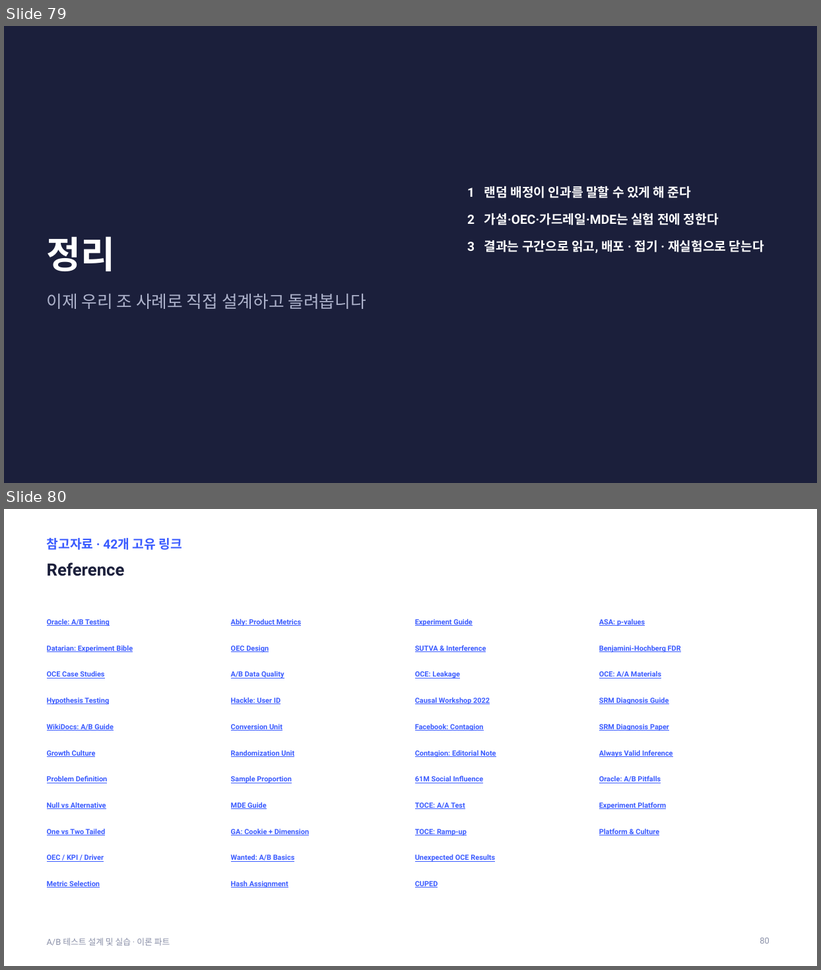
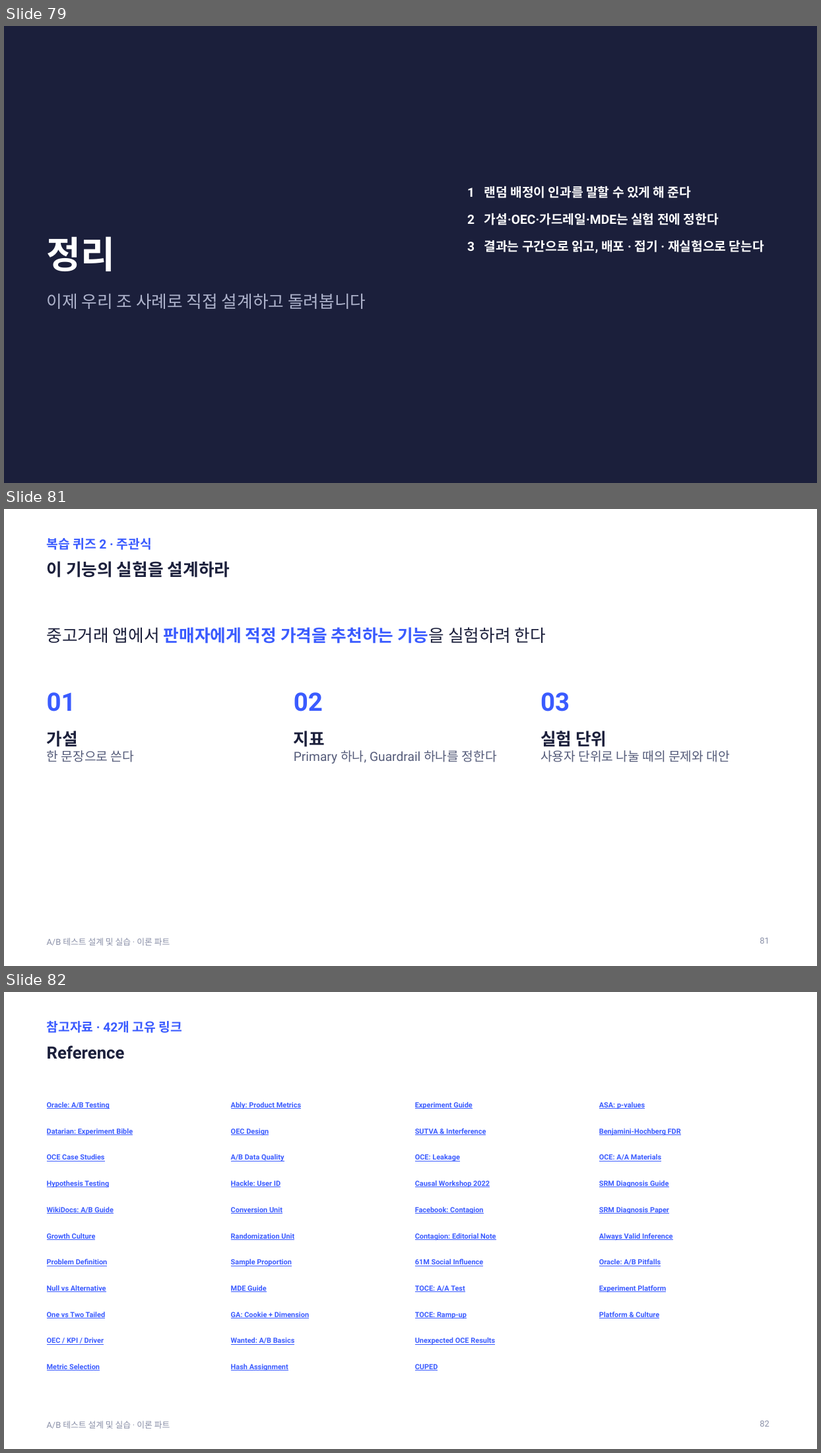
Before and after one commit to kkamret/quickmart-lab-rats, a slide deck: docs/lecture/ab-testing-theory.pptx. Shown one above the other, each under a label of ours: slides 79 and 80 before the commit, slides 79, 81 and 82 after it; the slides between them are not shown. The pictures are 821x970 and 821x1453 pixels, drawn with LibreOffice and Linux fonts; fonts in the diff are those of the drawing. Boxes give left, top, right and bottom in pixels: in the first picture for what was removed or moved away, otherwise in the second. Text is boxed around its words. In the diff, an @@ line names an element or a change of style, - is before the commit and + after.

Commit message:
docs: 복습 퀴즈 슬라이드와 위키 모범 답안 추가
Refs #10

```diff
--- a/docs/lecture/ab-testing-theory.pptx
+++ b/docs/lecture/ab-testing-theory.pptx
@@ slide 81 added at box(4, 509, 817, 966), background #FFFFFF; not listed: 1 template element that a slide beside it also shows @@
@@ text added at box(47, 538, 152, 550), 15 pt, text #3A5BFF, bold @@
+복습 퀴즈 2 · 주관식
@@ title added at box(47, 561, 230, 578), 20 pt, text #1B1F3B, bold @@
+이 기능의 실험을 설계하라
@@ text added at box(47, 627, 545, 644), 20 pt, text #3A5BFF, bold @@
+중고거래 앱에서 판매자에게 적정 가격을 추천하는 기능을 실험하려 한다
@@ text added at box(47, 692, 76, 712), 30 pt, text #3A5BFF, bold @@
+01
@@ text added at box(294, 692, 323, 712), 30 pt, text #3A5BFF, bold @@
+02
@@ text added at box(541, 692, 570, 712), 30 pt, text #3A5BFF, bold @@
+03
@@ text added at box(47, 731, 134, 762), 15 pt, text #555C7A @@
+가설
+한 문장으로 쓴다
@@ text added at box(294, 731, 497, 764), 15 pt, text #555C7A @@
+지표
+Primary 하나, Guardrail 하나를 정한다
@@ text added at box(541, 731, 730, 762), 15 pt, text #555C7A @@
+실험 단위
+사용자 단위로 나눌 때의 문제와 대안
@@ page number added at box(760, 938, 769, 944), 10 pt, text #8A90A8 @@
+81
@@ what was slide 80 is now slide 82 @@
@@ page number at box(760, 1421, 769, 1427): text changed @@
-80
+82
```
Also in this commit, not shown: 1 other slide added, 5 other files.
